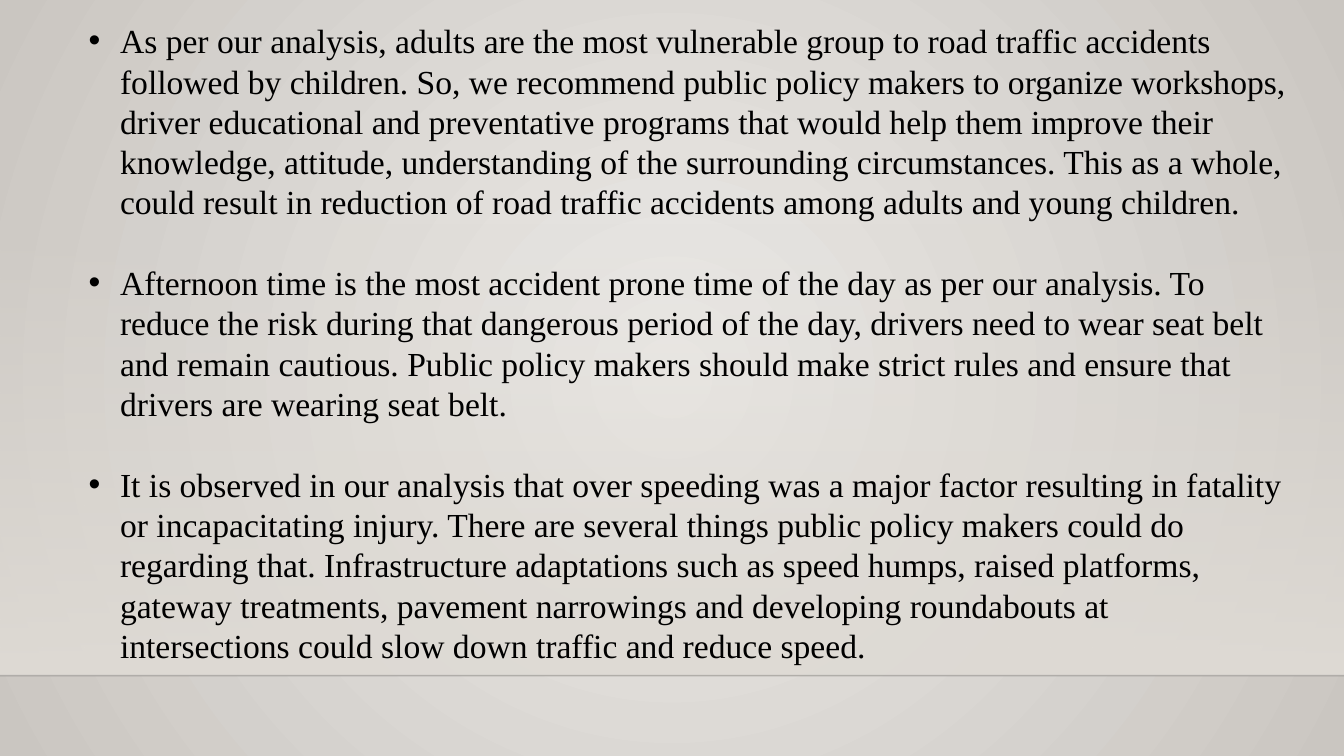
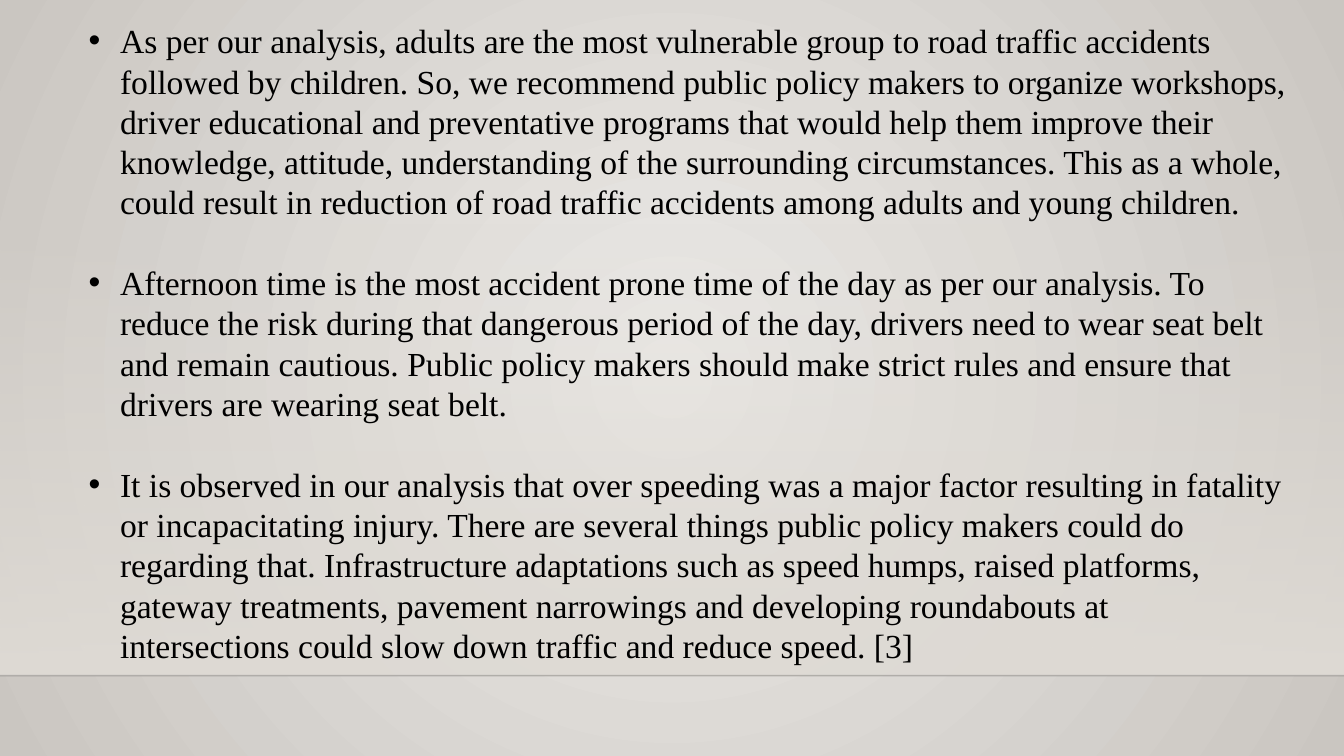
Before and after one commit to rajgabani/DAB-103-006-001, a slide deck: slide 28 of Project.pptx (slide 52 before the commit). Drawn at 1344x756 pixels with LibreOffice and Linux fonts; fonts in the diff are those of the drawing; background and template pictures are left out. Boxes give left, top, right and bottom in pixels: in the first picture for what was removed or moved away, otherwise in the second. Text is boxed around its words. In the diff, an @@ line names an element or a change of style, - is before the commit and + after.

```diff
--- a/Project.pptx
+++ b/Project.pptx
@@ text at box(120, 473, 1281, 665): text changed @@
-• It is observed in our analysis that over speeding was a major factor resulting in fatality or incapacitating injury. There are several things public policy makers could do regarding that. Infrastructure adaptations such as speed humps, raised platforms, gateway treatments, pavement narrowings and developing roundabouts at intersections could slow down traffic and reduce speed.
+• It is observed in our analysis that over speeding was a major factor resulting in fatality or incapacitating injury. There are several things public policy makers could do regarding that. Infrastructure adaptations such as speed humps, raised platforms, gateway treatments, pavement narrowings and developing roundabouts at intersections could slow down traffic and reduce speed. [3]
```
Also in this commit, not shown: 18 other slides changed, 4 slides added, 38 slides removed, 2 other files.
